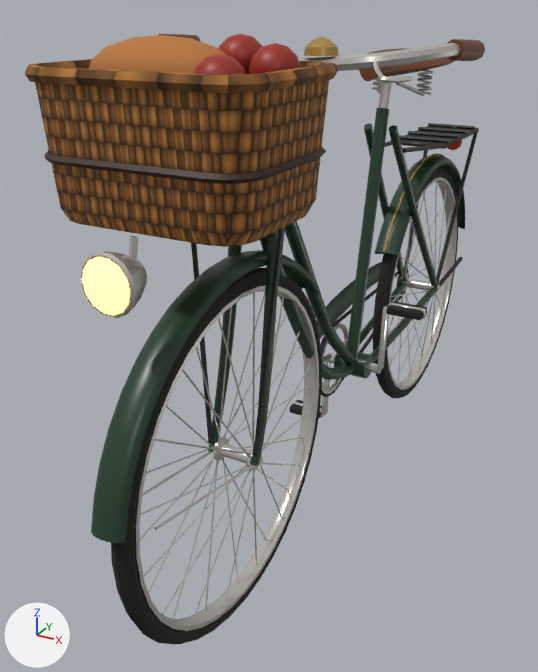
Before and after pictures for a commit that changed the Blender file models/src/bicycle.blend.
Rendered twice from a 50 mm camera at (0.623, -1.55, 1.109) aimed at (-0.144, -0.156, 0.411). Lighting does not change. The marker at lower left points along +X, +Y and +Z. The older version comes first.

Names of what the first picture shows: 'bicycle_body', 'pedals', 'steer', 'wheel_front', 'wheel_rear'.
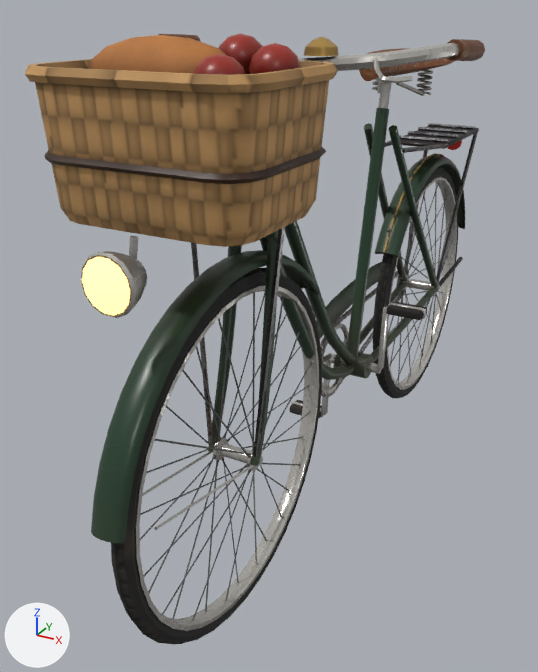
Changed parts and their boxes (x1, y1, x2, y2) in the pictures (538 x 672 px):
'steer', recoloured, surface changed (lighter)
    both: (25, 42, 468, 543)
part 1 of me_bicycle_body, reshaped
    both: (320, 267, 409, 397)
part 2 of me_bicycle_body, edited (looks the same)
    both: (260, 108, 465, 380)
part 3 of me_bicycle_body, recoloured
    both: (372, 70, 433, 109)
part 4 of me_bicycle_body, recoloured
    both: (399, 123, 478, 287)
part 5 of me_pedals, recoloured
    both: (292, 302, 426, 418)
part 6 of me_steer, edited (looks the same)
    both: (91, 230, 319, 543)
part 7 of me_steer, recoloured
    both: (82, 43, 460, 529)
part 8 of me_steer, recoloured
    both: (304, 43, 339, 56)
part 9 of me_steer, recoloured (lighter)
    both: (25, 59, 338, 247)
part 10 of me_steer, edited (looks the same)
    both: (44, 147, 326, 184)
part 11 of me_steer, recoloured
    both: (191, 227, 285, 457)
part 12 of me_steer, recoloured
    both: (89, 47, 227, 74)
part 13 of me_steer, recoloured
    both: (194, 42, 300, 75)
part 14 of me_steer, surface changed (lighter)
    both: (25, 42, 468, 543)
part 15 of me_wheel_front, edited (looks the same)
    both: (111, 268, 322, 644)
part 16 of me_wheel_front, recoloured
    both: (136, 286, 319, 631)
part 17 of me_wheel_front, surface changed
    both: (120, 274, 322, 632)
part 18 of me_wheel_rear, recoloured
    both: (386, 178, 457, 390)

Patch to the scene script:
```diff
--- a/models/src/bicycle.blend.py
+++ b/models/src/bicycle.blend.py
@@ mat_bicycle_atlas @@
+mat_bicycle_atlas = bpy.data.materials.new('bicycle_Atlas')
+# uses the picture img_bicycle_base
+# uses the picture img_bicycle_nrm
+# uses the picture img_bicycle_orm
@@ me_bicycle_body @@
-me_bicycle_body.from_pydata(...)  # 2308 vertices, 2512 faces; spans x -0.118..0.118, y -0.483..0.887, z 0.201..1.022
-me_bicycle_body.materials.append(mat_leather_saddle)  # brown #6e3d1d
-me_bicycle_body.materials.append(mat_metal_brass)  # orange #c09a52
-me_bicycle_body.materials.append(mat_paint_goldline)  # orange #c9a24a
+me_bicycle_body.from_pydata(...)  # 4164 vertices, 3936 faces; spans x -0.118..0.118, y -0.483..0.887, z 0.202..1.022
+# me_bicycle_body part 1: 88 vertices removed from x -0.061..-0.049, y -0.078..0.565, z 0.201..0.399; 1808 vertices added at x -0.059..-0.051, y -0.078..0.566, z 0.202..0.399
+# me_bicycle_body part 2: 1184 faces spanning x -0.079..0.058, y -0.483..0.887, z 0.27..0.935 switch from mat_paint_forest (dark green #24402c) to mat_bicycle_atlas
+# me_bicycle_body part 3: 506 faces spanning x -0.074..0.074, y 0.033..0.257, z 0.897..0.99 switch from mat_metal_chrome (light grey #cfccc6) to mat_bicycle_atlas
+# me_bicycle_body part 4: 170 faces spanning x -0.076..0.075, y 0.179..0.741, z 0.329..0.806 switch from mat_metal_dark (black #2a282b) to mat_bicycle_atlas
+# other edits to the shape of me_bicycle_body do not show in these pictures
 me_bicycle_body.materials.append(mat_lamp_red)
@@ me_pedals @@
 me_pedals.from_pydata(...)  # 452 vertices, 436 faces; spans x -0.17..0.17, y -0.091..0.091, z -0.177..0.177
-me_pedals.materials.append(mat_rubber)  # black #1c1a19
+# me_pedals part 5: all 328 faces that had it switch from mat_metal_chrome (light grey #cfccc6) to mat_bicycle_atlas
@@ me_steer @@
 me_steer.from_pydata(...)  # 1595 vertices, 1729 faces; spans x -0.299..0.299, y -0.474..0.226, z -0.493..0.237
-me_steer.materials.append(mat_leather_saddle)  # brown #6e3d1d
+# me_steer part 6: all 554 faces that had it switch from mat_paint_forest (dark green #24402c) to mat_bicycle_atlas
+# me_steer part 7: all 399 faces that had it switch from mat_metal_chrome (light grey #cfccc6) to mat_bicycle_atlas
+# me_steer part 8: all 56 faces that had it switch from mat_metal_brass (orange #c09a52) to mat_bicycle_atlas
+# me_steer part 9: all 144 faces that had it switch from mat_wicker to mat_bicycle_atlas
+# me_steer part 10: all 112 faces that had it switch from mat_leather_dark (brown #3a2214) to mat_bicycle_atlas
+# me_steer part 11: all 24 faces that had it switch from mat_metal_dark (black #2a282b) to mat_bicycle_atlas
+# me_steer part 12: all 112 faces that had it switch from mat_bread (orange #b9773a) to mat_bicycle_atlas
+# me_steer part 13: all 180 faces that had it switch from mat_apple (red #9e2a1c) to mat_bicycle_atlas
+# me_steer part 14: texture (UV) coordinates of 1729 of 1729 faces, centred in x -0.297..0.297, y -0.471..0.225, z -0.492..0.234, changed; they spanned u -3.94..0.76, v -3.88..5.15 and now span u 0.0..0.96, v 0.0..0.97
 me_steer.materials.append(mat_lamp_glass)
@@ me_wheel_front @@
 me_wheel_front.from_pydata(...)  # 902 vertices, 750 faces; spans x -0.05..0.05, y -0.35..0.35, z -0.35..0.35
 # used by ob_wheel_front; parent = ob_steer; location = (0.0, -0.1, -0.49)
+# me_wheel_front part 15: all 288 faces that had it switch from mat_rubber (black #1c1a19) to mat_bicycle_atlas
+# me_wheel_front part 16: all 462 faces that had it switch from mat_metal_chrome (light grey #cfccc6) to mat_bicycle_atlas
+# me_wheel_front part 17: texture (UV) coordinates of 750 of 750 faces, centred in x -0.05..0.05, y -0.345..0.345, z -0.345..0.345, changed; they spanned u -0.34..0.34, v -0.34..0.34 and now span u 0.0..0.9, v 0.0..0.9
@@ me_wheel_rear @@
 me_wheel_rear.from_pydata(...)  # 974 vertices, 804 faces; spans x -0.06..0.06, y -0.35..0.35, z -0.35..0.35
-me_wheel_rear.materials.append(mat_rubber)  # black #1c1a19
-me_wheel_rear.materials.append(mat_metal_dark)  # black #2a282b
+# me_wheel_rear part 18: all 462 faces that had it switch from mat_metal_chrome (light grey #cfccc6) to mat_bicycle_atlas
```
